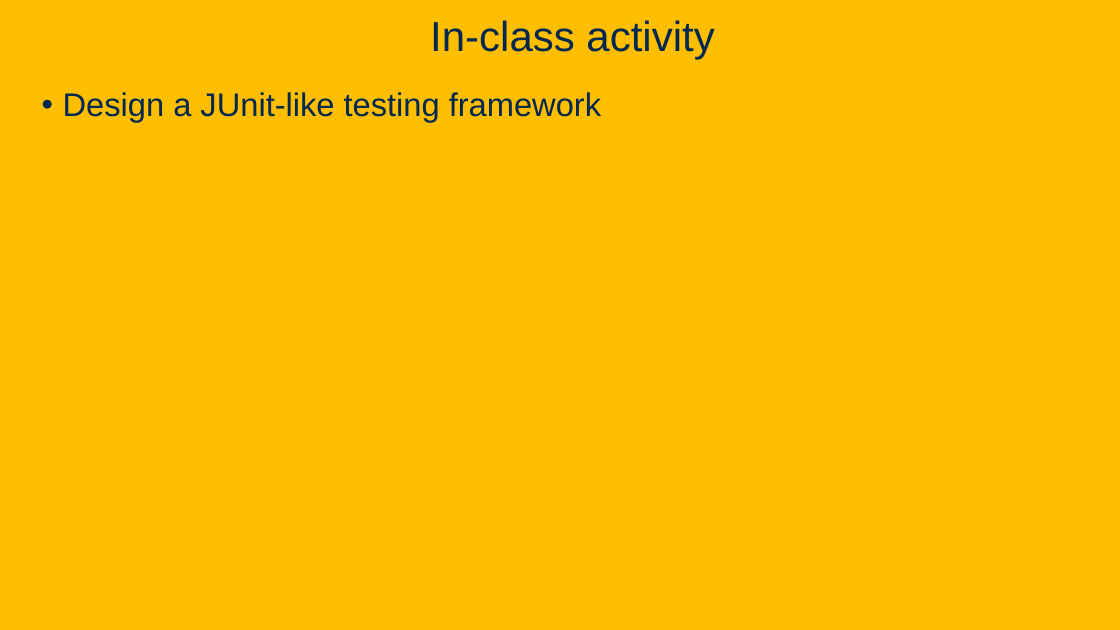
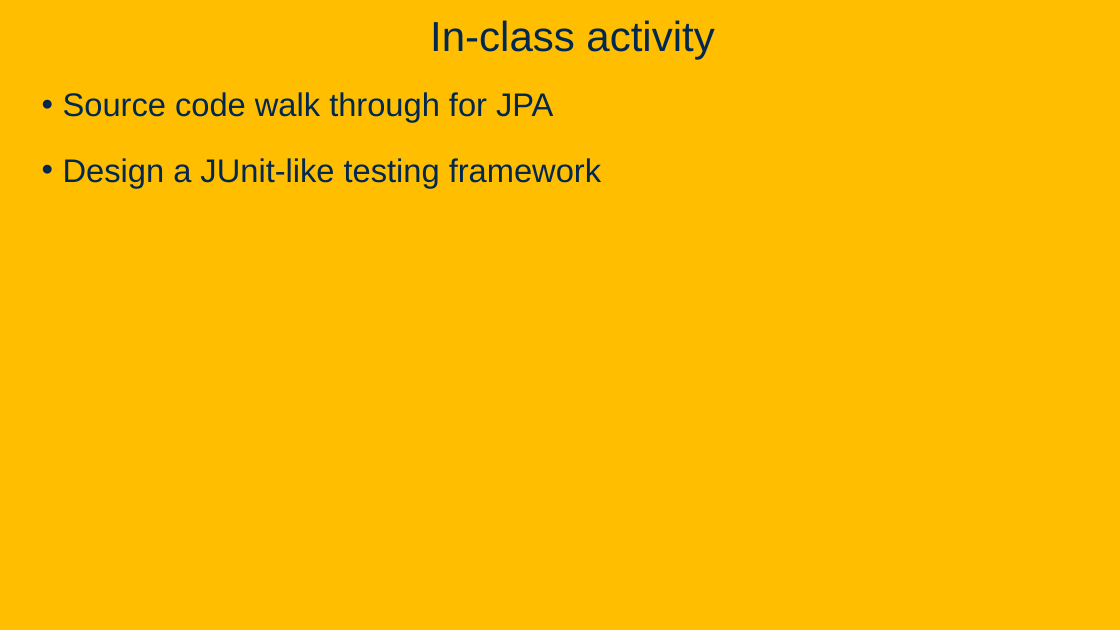
Before and after one commit to davsec-teaching/ECS160-Winter2025, a slide deck: slide 48 of slides/5_annotations_and_reflection.pptx (slide 35 before the commit). Drawn at 1120x630 pixels with LibreOffice and Linux fonts; fonts in the diff are those of the drawing; background and template pictures are left out. Boxes give left, top, right and bottom in pixels: in the first picture for what was removed or moved away, otherwise in the second. Text is boxed around its words. In the diff, an @@ line names an element or a change of style, - is before the commit and + after.

```diff
--- a/slides/5_annotations_and_reflection.pptx
+++ b/slides/5_annotations_and_reflection.pptx
@@ text at bbox=[63, 92, 553, 122]: paragraph added @@
+• Source code walk through for JPA
```
Also in this commit, not shown: 7 other slides changed, 15 slides added, 4 slides removed.
